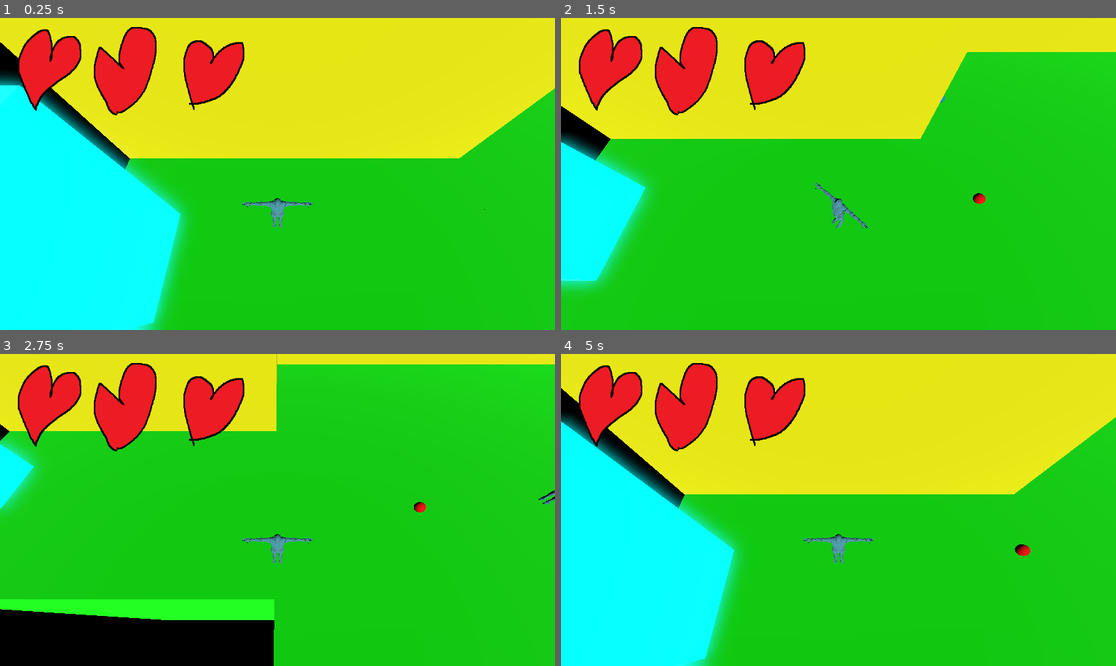
Above: before the commit, frames 1-4 (two rows, left to right).
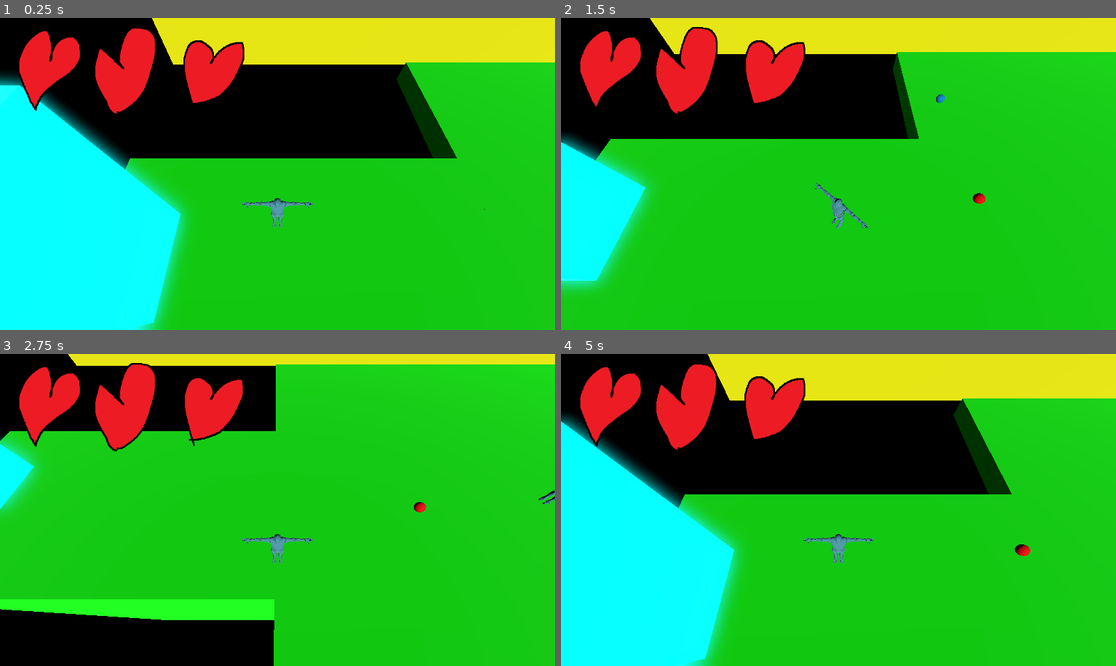
Above: after the commit, the same moments.

Repository: Alvin-Cha/Game-Skripsi
Game: Godot game, scene res://scenes/main/world.tscn
Same seed, same stepped clock (60 frames per second), same inputs: the game is played once before the commit and once after it.
Inputs (mouse positions are in pixels of both pictures, inside the frame that each line leads up to):
- Up to frame 1 (0.25 s): no input
- Up to frame 2 (1.5 s): tap Enter (ui_accept) at 0.5, 0.77 s; move the mouse to (960, 158) at 0.52 s; hold D 0.53-1.28 s; tap F at 0.6, 1.35 s; click (960, 158) at 0.67 s; move the mouse to (727, 189) at 1.27 s; hold S from 1.28 s (still down)
- Up to frame 3 (2.75 s): tap Enter (ui_accept) at 1.52 s; move the mouse to (333, 441) at 2.02 s; release S at 2.03 s; hold D from 2.03 s (still down); tap F at 2.1 s
- Up to frame 4 (5 s): move the mouse to (810, 572) at 2.77 s; release D at 2.78 s; hold W 2.78-3.53 s; tap F at 2.85, 3.6, 4.35 s; click (810, 572) at 2.92 s; tap Enter (ui_accept) at 3.02, 3.77, 4.52 s; move the mouse to (1005, 556) at 3.52 s; hold A from 3.53 s (still down); move the mouse to (672, 463) at 4.27 s

The runs differ from the first frame. In frame 1, 24% of the frame differs, in the area x 0-100%, y 0-45%; in frame 2, 16%; in frame 3, 6.0%; in frame 4, 24%.

Commit message:
Update world.tscn

Diff:
--- a/scenes/main/world.tscn
+++ b/scenes/main/world.tscn
@@ -43,15 +43,9 @@
 material = ExtResource("1_y2s00")
 
 [node name="CSGBox3D4" type="CSGBox3D" parent="." unique_id=235751603]
-transform = Transform3D(0.72639775, 0, 0, 0, 1.012952, 0, 0, 0, 0.42149484, -17.850178, 5.333598, -2.2638083)
+transform = Transform3D(0.72639775, 0, 0, 0, 1.012952, 0, 0, 0, 0.42149484, -18.210693, 5.333598, -8.532492)
 use_collision = true
-size = Vector3(18, 9, 2)
-material = ExtResource("4_526id")
-
-[node name="CSGBox3D5" type="CSGBox3D" parent="." unique_id=1315516180]
-transform = Transform3D(0.72639775, 0, 0, 0, 1.012952, 0, 0, 0, 0.42149484, -11.6757965, 5.333598, -5.58203)
-use_collision = true
-size = Vector3(1, 9, 15)
+size = Vector3(17.007385, 9, 1)
 material = ExtResource("4_526id")
 
 [node name="CSGBox3D6" type="CSGBox3D" parent="." unique_id=408544584]
